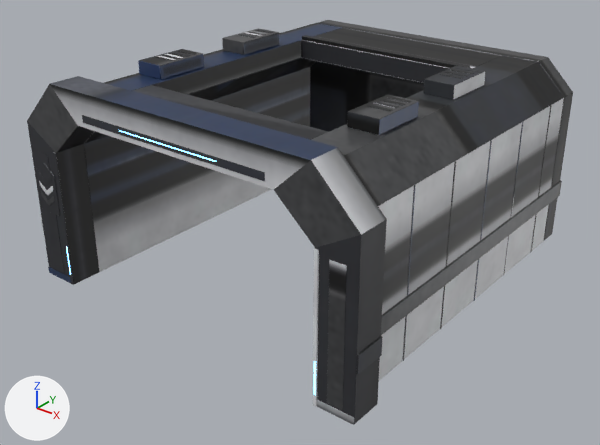
One commit to the glTF model models/機庫/整備庫_42_戰艦庫_殼.glb: the scene before it, then after it.
The view is the same before and after, from a 50 mm lens placed at (59.8, -71.1, 53.2), pointed at (0.2, 3.4, 7.0). Arrows for +X, +Y and +Z are at lower left; the lights stay in place. The first picture is the older version. Vertices at exactly the same position are counted once.

Objects in the first picture: 'Hall_shell_bay_Mesh'.
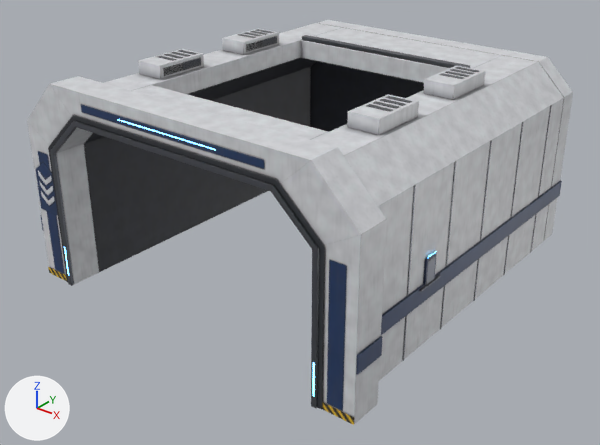
Location of each change, [x1, y1, x2, y2] in pixels of the pictures (600 x 445 px; the box of a moved part takes in the faces that stretch with it):
part 1 of me_hall_shell_bay_mesh, added: after [423, 252, 437, 285]
part 2 of me_hall_shell_bay_mesh, added: after [426, 256, 436, 285]
part 3 of me_hall_shell_bay_mesh, added: after [420, 275, 441, 292]
part 4 of me_hall_shell_bay_mesh, moved or reshaped: before [82, 115, 265, 181]; after [81, 104, 264, 169]
part 5 of me_hall_shell_bay_mesh, moved or reshaped: before [314, 361, 316, 395]; after [313, 362, 315, 396]
part 6 of me_hall_shell_bay_mesh, moved or reshaped: before [66, 246, 71, 275]; after [64, 247, 69, 275]
part 7 of me_hall_shell_bay_mesh, moved or reshaped: before [119, 130, 216, 162]; after [118, 119, 216, 151]
part 8 of me_hall_shell_bay_mesh, added: after [48, 115, 325, 410]
part 9 of me_hall_shell_bay_mesh, moved or reshaped: before [48, 105, 552, 423]; after [50, 105, 552, 408]
part 10 of me_hall_shell_bay_mesh, surface changed (lighter): [27, 20, 573, 425] in both

What the commit changed:
me_hall_shell_bay_mesh is used by ob_hall_shell_bay_mesh; location (0.0, 0.0, 0.0).
me_hall_shell_bay_mesh had 1762 vertices, 3348 faces and spanned x -24.2..24.2, y -18.2..33.2, z 0.6..27.0.
me_hall_shell_bay_mesh now has 1906 vertices, 3668 faces and spans x -24.2..24.2, y -18.4..33.2, z 0.6..27.0.
me_hall_shell_bay_mesh part 1: the loose piece of 24 vertices spanning x 22.0..22.2, y -14.0..33.0, z 6.5..8.7 is copied, and the copy is scaled about its middle by (1.31, 0.042, 1.46), then moved by (0.0, -11.5, 2.6); it spans x 22.0..22.3, y -3.0..-1.0, z 8.6..11.8.
me_hall_shell_bay_mesh part 2: the loose piece of 24 vertices spanning x 22.0..22.1, y 1.8..2.0, z 0.6..21.2 is copied, and the copy is scaled about its middle by (0.477, 8.26, 0.14), then moved by (0.3, -3.9, -0.9); it spans x 22.3, y -2.8..-1.2, z 8.6..11.5.
me_hall_shell_bay_mesh part 3: the loose piece of 24 vertices spanning x 22.0..22.2, y -14.0..33.0, z 6.5..8.7 is copied, and the copy is scaled about its middle by (2.18, 0.0846, 0.0798), then moved by (0.1, -11.5, 0.9); it spans x 22.0..22.5, y -4.0..0.0, z 8.4..8.6.
me_hall_shell_bay_mesh part 4: the loose piece of 24 vertices spanning x -13.2..13.2, y -18.1..-18.0, z 23.2..24.1 is moved by (0.0, 0.0, 1.2).
me_hall_shell_bay_mesh part 5: the loose piece of 8 vertices spanning x 19.1..19.4, y -18.1, z 2.0..6.0 is moved by (0.1, -0.3, 0.0).
me_hall_shell_bay_mesh part 6: the loose piece of 8 vertices spanning x -19.4..-19.1, y -18.1, z 2.0..6.0 is moved by (-0.1, -0.3, 0.0).
me_hall_shell_bay_mesh part 7: the loose piece of 8 vertices spanning x -7.1..7.1, y -18.1, z 23.6..23.7 is moved by (0.0, 0.0, 1.2).
me_hall_shell_bay_mesh part 8: a new loose piece of 56 vertices spanning x -20.2..20.2, y -18.2..-18.0, z 0.6..23.8, in mat_m_hall_shell_bay.
me_hall_shell_bay_mesh part 9: 1 vertex moved from x 19.5, y -18.0, z 18.2 to x 14.2, y -18.0, z 22.6; 97 vertices removed from x -22.0..22.0, y -18.1..26.0, z 0.6..21.2; 105 vertices added at x -22.1..22.1, y -18.4..26.0, z 0.6..23.2.
me_hall_shell_bay_mesh part 10: 2833 kept faces spanning x -24.2..24.2, y -18.2..33.2, z 0.6..27.0 get new texture (UV) coordinates.
Other edits to the shape of me_hall_shell_bay_mesh do not show in these pictures.
